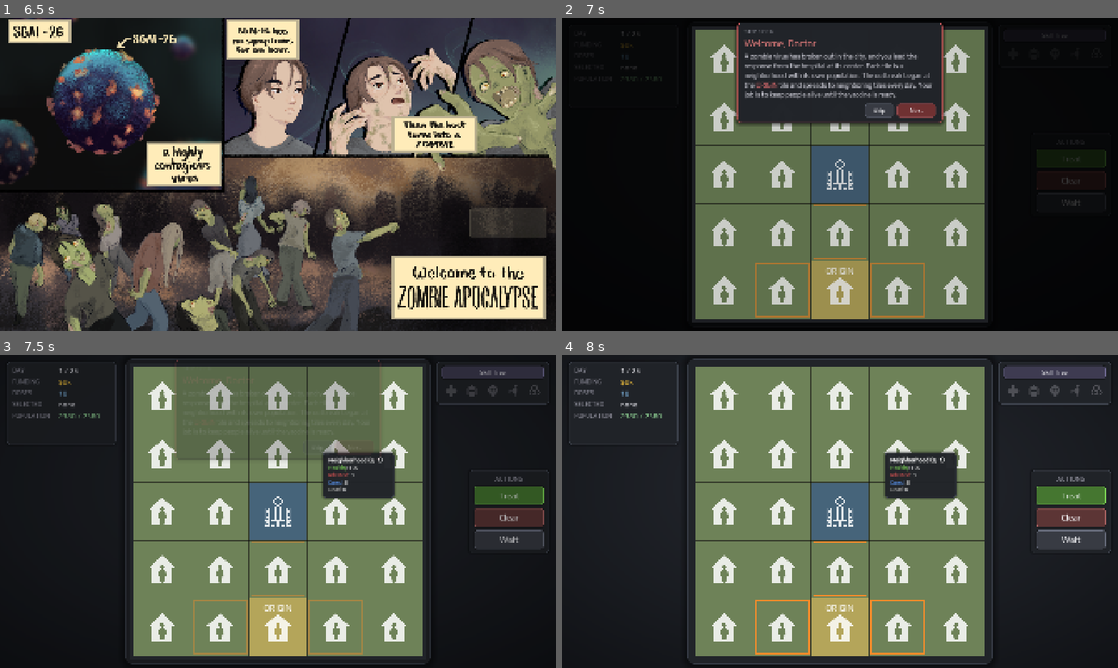
Above: before the commit, frames 1-4 (two rows, left to right).
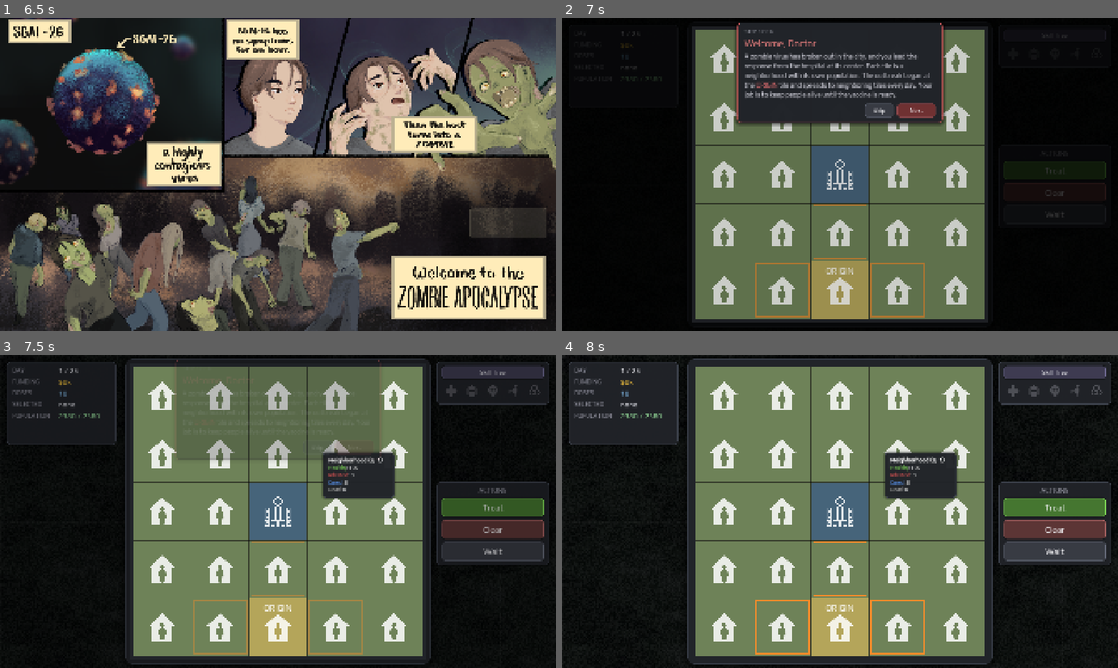
Above: after the commit, the same moments.

Repository: yuleedev/sgai-26
Game: Godot game, scene res://scenes/start_screen.tscn
The game is run twice, just before and just after one commit, with the same random seed, the same clock (stepped at 60 frames per second) and the same inputs. Sound files missing from this copy of the repository are replaced by a short silence.
Inputs (mouse positions are in pixels of both pictures, inside the frame that each line leads up to):
- Up to frame 1 (6.5 s): tap Enter (ui_accept) at 0.5, 0.77, 1.52, 3.02, 3.77, 4.52, 6.02 s; move the mouse to (400, 158) at 0.52 s; click (400, 158) at 0.67 s; move the mouse to (166, 190) at 1.27 s; click (166, 190) at 1.42 s; move the mouse to (333, 105) at 2.02 s; click (333, 105) at 2.17 s; move the mouse to (250, 237) at 2.77 s; click (250, 237) at 2.92 s; move the mouse to (444, 221) at 3.52 s; click (444, 221) at 3.67 s; move the mouse to (111, 127) at 4.27 s; click (111, 127) at 4.42 s; move the mouse to (305, 174) at 5.02 s; click (305, 174) at 5.17 s; move the mouse to (194, 96) at 5.77 s; click (194, 96) at 5.92 s
- Up to frame 2 (7 s): click "START" at 6.5 s
- Up to frame 3 (7.5 s): click "Skip" at 7.25 s
- Up to frame 4 (8 s): no input

Frame 1 is identical in both runs. In frame 2, 0.2% of the frame differs, in the area x 79-98%, y 38-64%; in frame 3, 3.3%; in frame 4, 8.3%, in the area x 0-100%, y 0-89%.

Commit message:
background shader / texture + panel allignment

Diff:
--- a/scenes/map_scene.tscn
+++ b/scenes/map_scene.tscn
@@ -5,6 +5,7 @@
 [ext_resource type="AudioStream" uid="uid://cumj6w0ngtfgx" path="res://assets/audio/mainbgmusic.wav" id="3_5m4q6"]
 [ext_resource type="AudioStream" uid="uid://r4hi7ikspsqr" path="res://assets/audio/treat.mp3" id="4_clear_sfx"]
 [ext_resource type="AudioStream" uid="uid://gthxyy2l7jme" path="res://assets/audio/clearaction.mp3" id="5_clear_sfx"]
+[ext_resource type="Shader" path="res://shaders/background.gdshader" id="6_bg_shader"]
 
 [sub_resource type="TileSetAtlasSource" id="TileSetAtlasSource_5m4q6"]
 texture = ExtResource("2_ne7uw")
@@ -19,8 +20,32 @@
 tile_size = Vector2i(200, 200)
 sources/0 = SubResource("TileSetAtlasSource_5m4q6")
 
+[sub_resource type="ShaderMaterial" id="ShaderMaterial_bg"]
+shader = ExtResource("6_bg_shader")
+shader_parameter/base_color = Color(0.0784314, 0.0901961, 0.101961, 1)
+shader_parameter/blob_color_a = Color(0.105882, 0.129412, 0.121569, 1)
+shader_parameter/blob_color_b = Color(0.133333, 0.164706, 0.14902, 1)
+shader_parameter/blob_color_c = Color(0.168627, 0.196078, 0.188235, 1)
+shader_parameter/blob_scale = 9.0
+shader_parameter/fine_noise_strength = 0.08
+shader_parameter/grain_amount = 0.15
+shader_parameter/vignette_strength = 0.6
+shader_parameter/show_grid = true
+shader_parameter/grid_spacing = 100.0
+shader_parameter/grid_opacity = 0.06
+
 [node name="MapScene" type="Node2D" unique_id=952920984]
 script = ExtResource("1_0wcw4")
+
+[node name="BackgroundLayer" type="CanvasLayer" parent="."]
+layer = -10
+
+[node name="Background" type="ColorRect" parent="BackgroundLayer"]
+material = SubResource("ShaderMaterial_bg")
+anchors_preset = 15
+anchor_right = 1.0
+anchor_bottom = 1.0
+mouse_filter = 2
 
 [node name="Grid" type="TileMapLayer" parent="." unique_id=1978752745]
 tile_set = SubResource("TileSet_vlip3")
--- a/scripts/core/game_manager.gd
+++ b/scripts/core/game_manager.gd
@@ -38,6 +38,10 @@
 	Vector2i(4,0),
 ]
 
+const HUD_MARGIN := 24.0  # shared left/right screen margin so the board sits centered between the two side panels
+const RIGHT_HUD_WIDTH := 240.0  # wider of the old skill-panel (200) and action-panel (240) content widths
+const RIGHT_HUD_BLOCK_GAP := 269.0  # matches the previous gap between the (top-anchored) skill panel
+									 # and the (independently center-anchored) action panel at 1920x1080
 const TREAT_COLOR := Color(0.49, 0.84, 0.34)       # green (cure) -- was blue, now matches the "+cured" text color
 const CLEAR_COLOR := Color(0.66, 0.38, 0.38)
 const CLEAR_PLUS_ACCENT := Color(0.72, 0.46, 0.30)
@@ -109,9 +113,9 @@
 func _ready() -> void:
 	game_id = str(Time.get_unix_time_from_system()) + "_" + str(randi())
 	ensure_log_headers()
+	_set_background_aspect_ratio()
 	doses = max_doses
 	initialize_grid()
-	create_map_background()
 	create_grid_frame()
 	zombie_cell = random_outer_cell()
 	seed_infection(zombie_cell, STARTING_ZOMBIES)
@@ -129,6 +133,17 @@
 	map_music.finished.connect(map_music.play)
 	map_music.play()
 
+func _set_background_aspect_ratio() -> void:
+	# keeps the vignette a true circle in physical screen space rather than
+	# whatever aspect the raw UV happens to be, if the viewport size ever changes
+	var bg_rect := get_node_or_null("BackgroundLayer/Background") as ColorRect
+	if bg_rect == null or bg_rect.material == null:
+		return
+	var viewport_size := get_viewport().get_visible_rect().size
+	if viewport_size.y <= 0:
+		return
+	(bg_rect.material as ShaderMaterial).set_shader_parameter("aspect_ratio", viewport_size.x / viewport_size.y)
+
 func fade_in() -> void:
 	# black overlay on top that fades out so the map eases in instead of popping
 	var layer := CanvasLayer.new()
@@ -167,37 +182,6 @@
 			icon.modulate.a = 0.85
 			icon.z_index = 3
 			add_child(icon)
-
-func create_map_background() -> void:
-	var layer := CanvasLayer.new()
-	layer.layer = -10
-	add_child(layer)
-
-	var base := ColorRect.new()
-	base.set_anchors_preset(Control.PRESET_FULL_RECT)
-	base.color = Color(0.06, 0.065, 0.08)
-	base.mouse_filter = Control.MOUSE_FILTER_IGNORE
-	layer.add_child(base)
-
-	var gradient := Gradient.new()
-	gradient.set_color(0, Color(0.15, 0.16, 0.19))
-	gradient.set_color(1, Color(0.055, 0.06, 0.075))
-	gradient.add_point(0.55, Color(0.10, 0.11, 0.13))
-
-	var tex := GradientTexture2D.new()
-	tex.gradient = gradient
-	tex.fill = GradientTexture2D.FILL_RADIAL
-	tex.fill_from = Vector2(0.5, 0.42)
-	tex.fill_to = Vector2(1.05, 1.05)
-	tex.width = 512
-	tex.height = 512
-
-	var vignette := TextureRect.new()
-	vignette.texture = tex
-	vignette.set_anchors_preset(Control.PRESET_FULL_RECT)
-	vignette.stretch_mode = TextureRect.STRETCH_SCALE
-	vignette.mouse_filter = Control.MOUSE_FILTER_IGNORE
-	layer.add_child(vignette)
 
 func create_grid_frame() -> void:
 	var layer := CanvasLayer.new()
@@ -907,8 +891,7 @@
 func create_day_controls() -> void:
 	hud_font = _make_ui_font()
 	_build_status_panel()
-	_build_action_panel()
-	_build_skill_panel()
+	_build_right_hud()
 	selection_highlight = Line2D.new()
 	selection_highlight.width = 4.0
 	selection_highlight.default_color = Color(1.0, 0.85, 0.2, 0.85)
@@ -928,7 +911,7 @@
 
 func _build_status_panel() -> void:
 	var panel := PanelContainer.new()
-	panel.position = Vector2(24, 24)
+	panel.position = Vector2(HUD_MARGIN, 24)
 	panel.add_theme_stylebox_override("panel", _make_hud_panel_style())
 	$UI.add_child(panel)
 	status_panel = panel
@@ -976,19 +959,32 @@
 func _make_hud_panel_style() -> StyleBoxFlat:
 	return HudStyle.make_panel_style()
 
-func _build_skill_panel() -> void:
+func _build_right_hud() -> void:
+	# one VBoxContainer owns both blocks now, so width and right-margin are set
+	# once here instead of independently on each panel (which is what let them
+	# drift out of alignment with each other before).
+	var vbox := VBoxContainer.new()
+	vbox.anchor_left = 1.0
+	vbox.anchor_right = 1.0
+	vbox.grow_horizontal = Control.GROW_DIRECTION_BEGIN
+	vbox.offset_top = 24.0
+	vbox.offset_right = -HUD_MARGIN
+	vbox.custom_minimum_size = Vector2(RIGHT_HUD_WIDTH, 0)
+	vbox.add_theme_constant_override("separation", RIGHT_HUD_BLOCK_GAP)
+	$UI.add_child(vbox)
+
+	vbox.add_child(_build_skill_panel_block())
+	vbox.add_child(_build_action_panel_block())
+
+func _build_skill_panel_block() -> PanelContainer:
 	# one panel holding both the button and the read-only unlock-progress icons
 	# below it, instead of two separate panels that had to be kept in sync --
 	# this guarantees identical width by construction, and is more compact
 	# overall since there's only one set of borders/margins/shadow, not two.
+	# Sizing/positioning is owned by the parent right-hud VBoxContainer, not here.
 	var panel := PanelContainer.new()
-	panel.anchor_left = 1.0
-	panel.anchor_right = 1.0
-	panel.grow_horizontal = Control.GROW_DIRECTION_BEGIN
-	panel.offset_top = 24.0
-	panel.offset_right = -24.0
+	panel.size_flags_horizontal = Control.SIZE_FILL
 	panel.add_theme_stylebox_override("panel", _make_hud_panel_style())
-	$UI.add_child(panel)
 	skill_button_panel = panel
 
 	var vbox := VBoxContainer.new()
@@ -1026,6 +1022,7 @@
 		skill_preview_icons[icon_path] = {"node": tex_rect, "keys": grouped[icon_path]}
 
 	_refresh_skill_preview()
+	return panel
 
 func _refresh_skill_preview() -> void:
 	for icon_path in skill_preview_icons:
@@ -1038,22 +1035,15 @@
 		var node: TextureRect = entry["node"]
 		node.modulate = Color(1, 1, 1, 1) if unlocked else Color(0.45, 0.45, 0.48, 0.55)
 
-func _build_action_panel() -> void:
+func _build_action_panel_block() -> PanelContainer:
+	# sizing/positioning is owned by the parent right-hud VBoxContainer, not here
 	var panel := PanelContainer.new()
-	panel.anchor_left = 1.0
-	panel.anchor_right = 1.0
-	panel.anchor_top = 0.5
-	panel.anchor_bottom = 0.5
-	panel.grow_horizontal = Control.GROW_DIRECTION_BEGIN
-	panel.grow_vertical = Control.GROW_DIRECTION_BOTH
-	panel.offset_right = -24.0
+	panel.size_flags_horizontal = Control.SIZE_FILL
 	panel.add_theme_stylebox_override("panel", _make_hud_panel_style())
-	$UI.add_child(panel)
 	action_panel = panel
 
 	var vbox := VBoxContainer.new()
 	vbox.add_theme_constant_override("separation", 12)
-	vbox.custom_minimum_size = Vector2(240, 0)
 	panel.add_child(vbox)
 
 	var header := Label.new()
@@ -1070,6 +1060,7 @@
 	clear_plus_button = add_action_button(vbox, "Clear+", _on_clear_plus_pressed, CLEAR_PLUS_ACCENT)
 	clear_plus_button.visible = has_skill("reinforced_clear")
 	add_action_button(vbox, "Wait", _on_wait_pressed, WAIT_ACCENT)
+	return panel
 
 func add_action_button(parent: Node, label: String, handler: Callable, accent: Color) -> Button:
 	var button := Button.new()
--- /dev/null
+++ b/shaders/background.gdshader
@@ -0,0 +1,91 @@
+shader_type canvas_item;
+
+uniform vec4 base_color : source_color = vec4(0.0784314, 0.0901961, 0.101961, 1.0);
+uniform vec4 blob_color_a : source_color = vec4(0.105882, 0.129412, 0.121569, 1.0);
+uniform vec4 blob_color_b : source_color = vec4(0.133333, 0.164706, 0.14902, 1.0);
+uniform vec4 blob_color_c : source_color = vec4(0.168627, 0.196078, 0.188235, 1.0);
+uniform float blob_scale : hint_range(0.1, 20.0) = 9.0;
+uniform float fine_noise_strength : hint_range(0.0, 0.3) = 0.08;
+uniform float grain_amount : hint_range(0.0, 0.3) = 0.15;
+uniform float vignette_strength : hint_range(0.0, 1.0) = 0.6;
+uniform float aspect_ratio : hint_range(0.1, 5.0) = 1.7778; // screen_width / screen_height; set at runtime in game_manager.gd
+uniform bool show_grid = true;
+uniform float grid_spacing : hint_range(20.0, 300.0) = 100.0;
+uniform float grid_opacity : hint_range(0.0, 0.3) = 0.06;
+
+float hash(vec2 p) {
+	p = fract(p * vec2(123.34, 456.21));
+	p += dot(p, p + 45.32);
+	return fract(p.x * p.y);
+}
+
+float value_noise(vec2 p) {
+	vec2 i = floor(p);
+	vec2 f = fract(p);
+	float a = hash(i);
+	float b = hash(i + vec2(1.0, 0.0));
+	float c = hash(i + vec2(0.0, 1.0));
+	float d = hash(i + vec2(1.0, 1.0));
+	vec2 u = f * f * (3.0 - 2.0 * f);
+	return mix(mix(a, b, u.x), mix(c, d, u.x), u.y);
+}
+
+// 3 octaves -- enough to break up the grid without reading as a repeating tile
+float fbm(vec2 p) {
+	float value = 0.0;
+	float amplitude = 0.5;
+	float total = 0.0;
+	for (int i = 0; i < 3; i++) {
+		value += value_noise(p) * amplitude;
+		total += amplitude;
+		p *= 2.0;
+		amplitude *= 0.5;
+	}
+	return value / total;
+}
+
+void fragment() {
+	float n = fbm(UV * blob_scale);
+	int band = int(clamp(floor(n * 4.0), 0.0, 3.0));
+
+	vec3 col;
+	if (band == 0) {
+		col = base_color.rgb;
+	} else if (band == 1) {
+		col = blob_color_a.rgb;
+	} else if (band == 2) {
+		col = blob_color_b.rgb;
+	} else {
+		col = blob_color_c.rgb;
+	}
+
+	// second, finer layer at 4x the scale and half amplitude -- breaks up the flat
+	// interior of each posterized band so it reads as material, not a smooth gradient
+	float fine = (value_noise(UV * blob_scale * 4.0) - 0.5) * 0.5;
+	col += fine * fine_noise_strength;
+
+	// static per-pixel grain -- no TIME input, so it reads as texture, not flicker
+	float grain = hash(FRAGCOORD.xy) - 0.5;
+	col += grain * grain_amount;
+
+	if (show_grid) {
+		vec2 grid_pos = mod(FRAGCOORD.xy, grid_spacing);
+		float line_mask = clamp(step(grid_pos.x, 1.0) + step(grid_pos.y, 1.0), 0.0, 1.0);
+		float tick_mask = step(grid_pos.x, 2.0) * step(grid_pos.y, 2.0);
+		col += vec3(line_mask) * grid_opacity;
+		col += vec3(tick_mask) * grid_opacity * 1.5;
+	}
+
+	// aspect-corrected radial distance: multiplying the x offset by aspect_ratio
+	// (screen_width / screen_height) makes the falloff a true circle in physical
+	// screen space instead of a circle in raw UV space (which would look stretched
+	// on a non-square screen). length() is symmetric in both axes by construction,
+	// so this is identical on the left and right, and identical on top and bottom.
+	vec2 centered = UV - vec2(0.5);
+	centered.x *= aspect_ratio;
+	float dist = length(centered) * 2.0;
+	float vignette = smoothstep(0.6, 1.0, dist);
+	col *= (1.0 - vignette * vignette_strength);
+
+	COLOR = vec4(col, 1.0);
+}
Not shown, added: export_presets.cfg
Not shown, added: shaders/background.gdshader.uid
